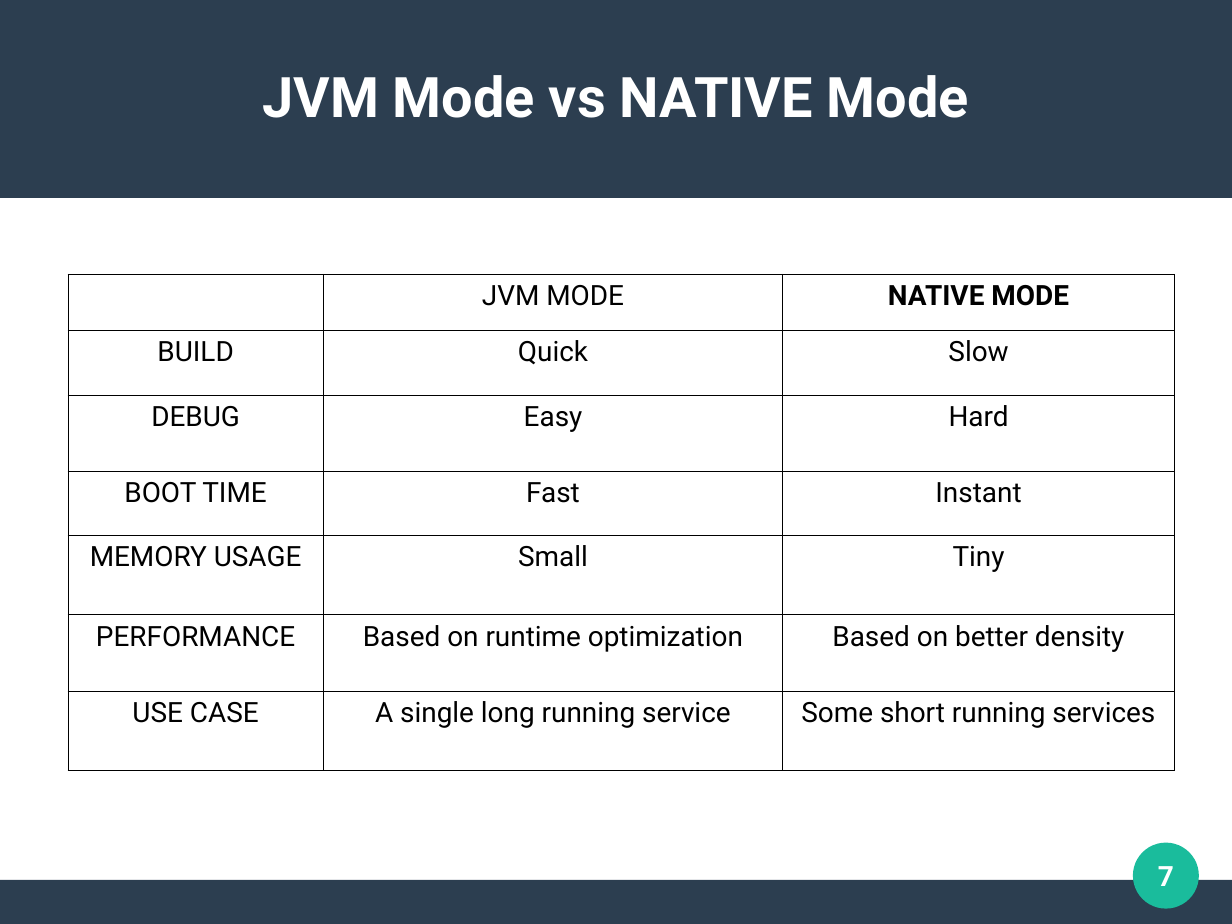
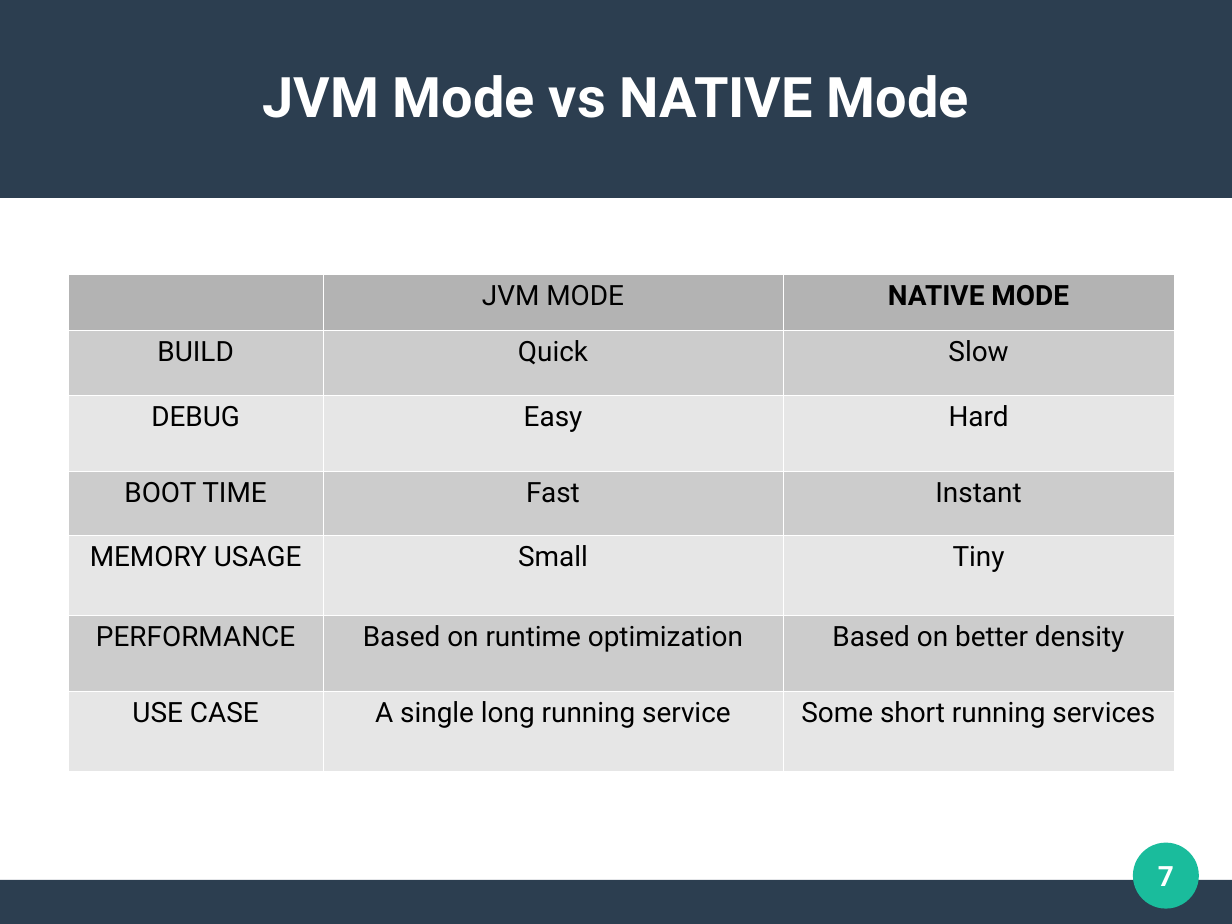
Before and after one commit to aldettinger/integration-in-the-cloud-era-with-camel-quarkus, a slide deck: slide 7 of Getting Further With Camel Quarkus.odp. Drawn at 1232x924 pixels with LibreOffice and Linux fonts; fonts in the diff are those of the drawing. Boxes give left, top, right and bottom in pixels: in the first picture for what was removed or moved away, otherwise in the second. Text is boxed around its words. In the diff, an @@ line names an element or a change of style, - is before the commit and + after.

```diff
--- a/Getting Further With Camel Quarkus.odp
+++ b/Getting Further With Camel Quarkus.odp
@@ table at (x1=68, y1=274, x2=1174, y2=770) @@
@@ fill none to #B3B3B3 in 2 cells @@
@@ fill none to #CCCCCC in 9 cells @@
@@ fill none to #E6E6E6 in 9 cells @@
@@ borders changed @@
```
Also in this commit, not shown: 2 other slides changed, 1 other file.
